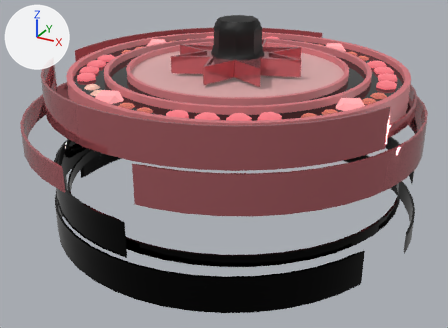
What one commit did to the glTF model public/models/pachinko-stage.glb.
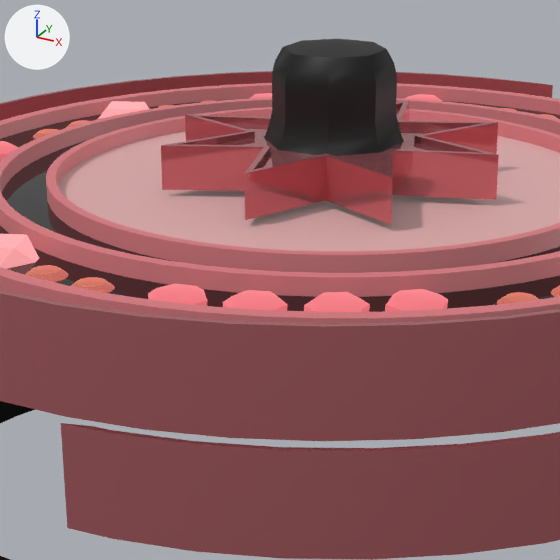
Old and new are each drawn whole from a 50 mm lens placed at (32.1, -64.4, 37.0), pointed at (-1.0, -4.2, 7.0) and again close up on the part from 24% to 73% of the width and 0% to 66% of the height. Arrows for +X, +Y and +Z are at upper left; the lights stay in place. Where no turn or scale is listed for an object, it has been applied to the vertices.

The older version as bpy lines, for what is in view:
```python
me_cube_7 = bpy.data.meshes.new('Cube.7')
me_cube_7.from_pydata(...)  # 12 vertices, 20 faces; spans x -1.64..1.64, y -1.64..1.64, z -1.01..1.01
me_cube_7.materials.append(mat_silver___shadows_up)  # pink #e58d8d
me_cylinder_036 = bpy.data.meshes.new('Cylinder.036')
me_cylinder_036.from_pydata(...)  # 74 vertices, 144 faces; spans x -3.32..3.32, y -3.32..3.32, z -2.52..2.47
me_cylinder_036.materials.append(mat_mat)  # black #000000
me_cylinder_29 = bpy.data.meshes.new('Cylinder.29')
me_cylinder_29.from_pydata(...)  # 38 vertices, 72 faces; spans x -1.02..1.06, y -1.17..1.18, z -1.89..1.88
me_cylinder_29.materials.append(mat_silver___shadows_up_002)  # pink #ca858a
ob_cube_7 = bpy.data.objects.new('Cube.7', me_cube_7)
ob_cube_7.location = (-7.11, -17.38, 17.48)
ob_cylinder_036 = bpy.data.objects.new('Cylinder.036', me_cylinder_036)
ob_cylinder_036.location = (-0.72, -1.54, 21.64)
ob_cylinder_29 = bpy.data.objects.new('Cylinder.29', me_cylinder_29)
ob_cylinder_29.location = (7.25, -16.54, 16.44)
# also in view: 'Tube.008' at (-0.7, -1.6, 16.9); 'Tube.006' at (-0.7, -1.6, 16.9); 'Tube.007' at (-0.7, -1.6, 16.7); 'Cylinder.30' at (9.6, -14.9, 16.4); 'Boolean.011' at (-10.5, 7.6, 17.6)
```
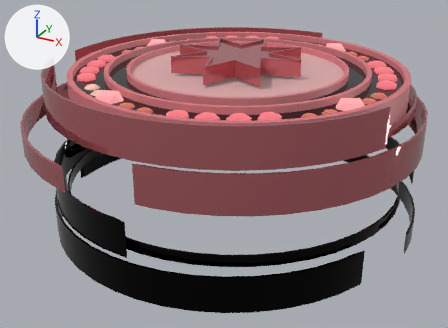
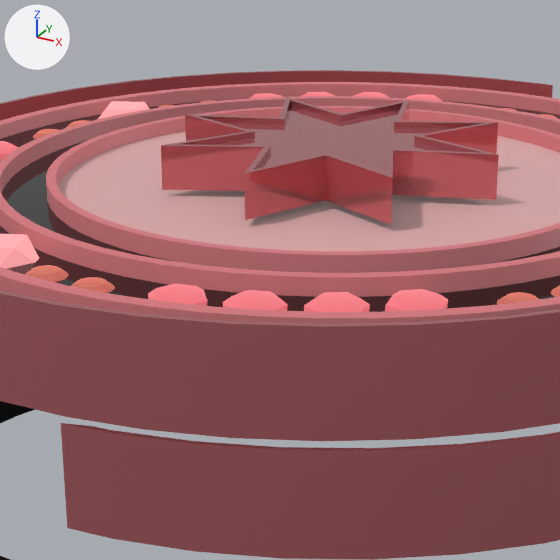
What differs and where, as boxes [x1, y1, x2, y2] in the close-ups (560 x 560 px):
```json
{"object": "Cylinder.036", "change": "deleted", "before": [264, 39, 404, 156], "on screen": "black"}
```

Edits to the scene script, one JSON object a line:
```json
{"op": "remove", "block": "ob_cylinder_036", "code": ["ob_cylinder_036 = bpy.data.objects.new('Cylinder.036', me_cylinder_036)", "ob_cylinder_036.location = (-0.72, -1.54, 21.64)"]}
```
